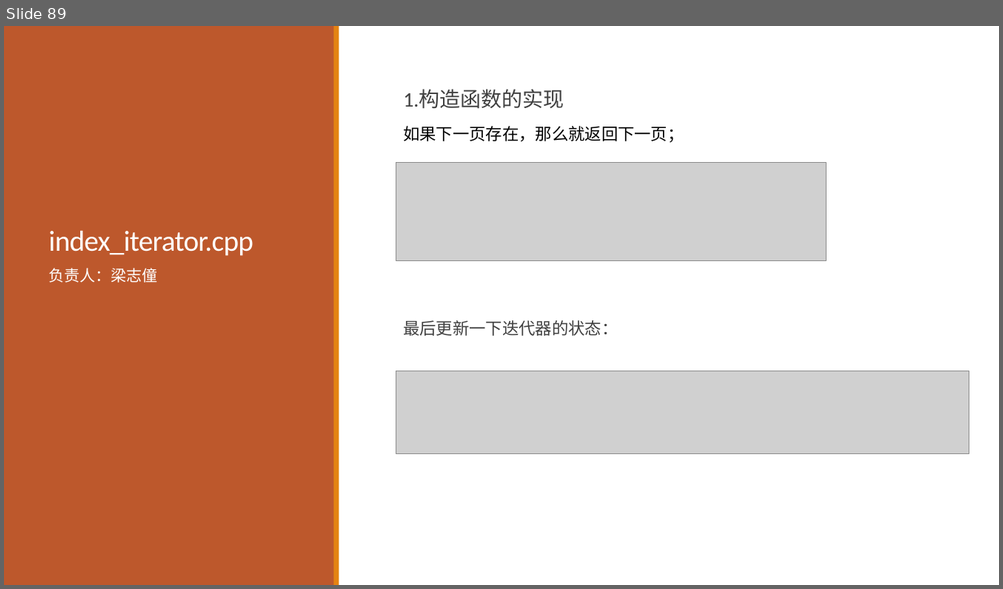
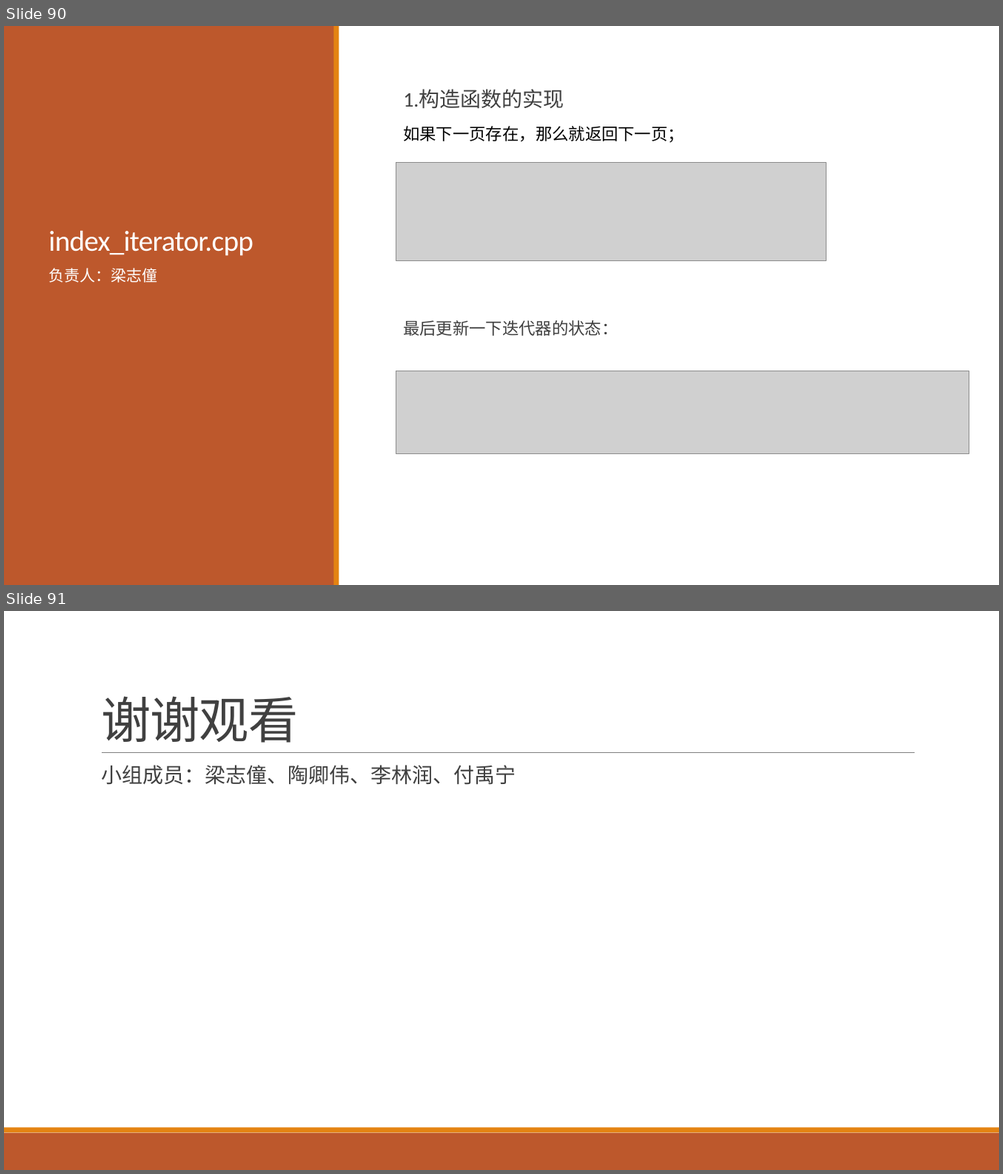
Before and after one commit to SDataBaseGroup/Database-lab, a slide deck: 缓冲区管理器与B+树的总ppt.pptx. Shown one above the other, each under a label of ours: slide 89 before the commit, slides 90 and 91 after it. The pictures are 1003x589 and 1003x1174 pixels, drawn with LibreOffice and Linux fonts; fonts in the diff are those of the drawing; grey boxes stand for pictures. Boxes give left, top, right and bottom in pixels: in the first picture for what was removed or moved away, otherwise in the second. Text is boxed around its words. In the diff, an @@ line names an element or a change of style, - is before the commit and + after.

```diff
--- a/缓冲区管理器与B+树的总ppt.pptx
+++ b/缓冲区管理器与B+树的总ppt.pptx
@@ slide 91 added at (4,611,999,1170), background #FFFFFF @@
@@ title added at (101,696,299,743), 48 pt, text #404040 @@
+谢谢观看
@@ text added at (101,765,516,785), 20 pt, text #404040 @@
+  小组成员：梁志僮、陶卿伟、李林润、付禹宁
@@ line added from (102, 753) to (915, 753), #808080 0.5 pt @@
@@ rectangle added at (4,1133,999,1170), fill #BD582C @@
@@ rectangle added at (4,1128,999,1133), fill #E48312 @@
@@ what was slide 89 is now slide 90 @@
```
Also in this commit, not shown: 7 slides changed, 1 other slide added.
